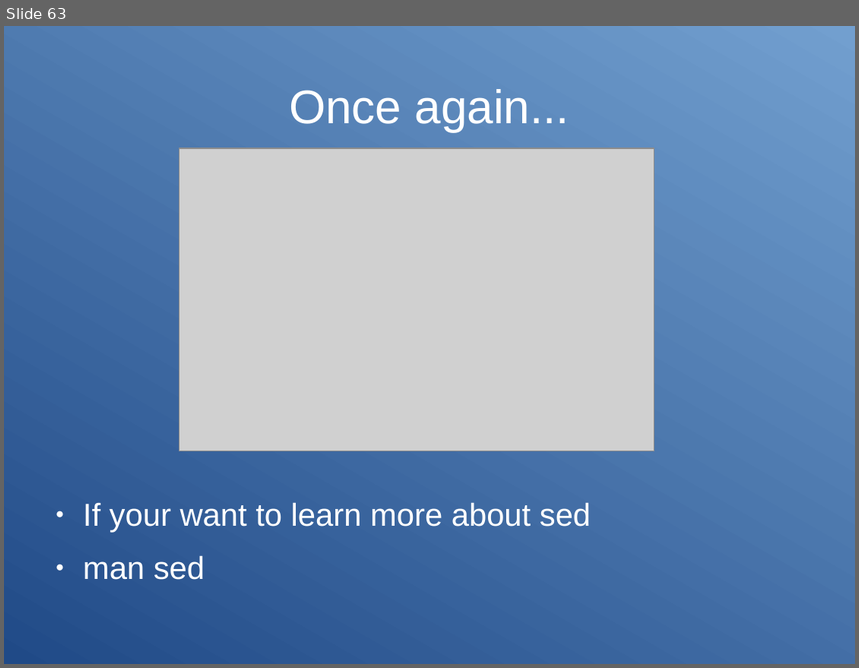
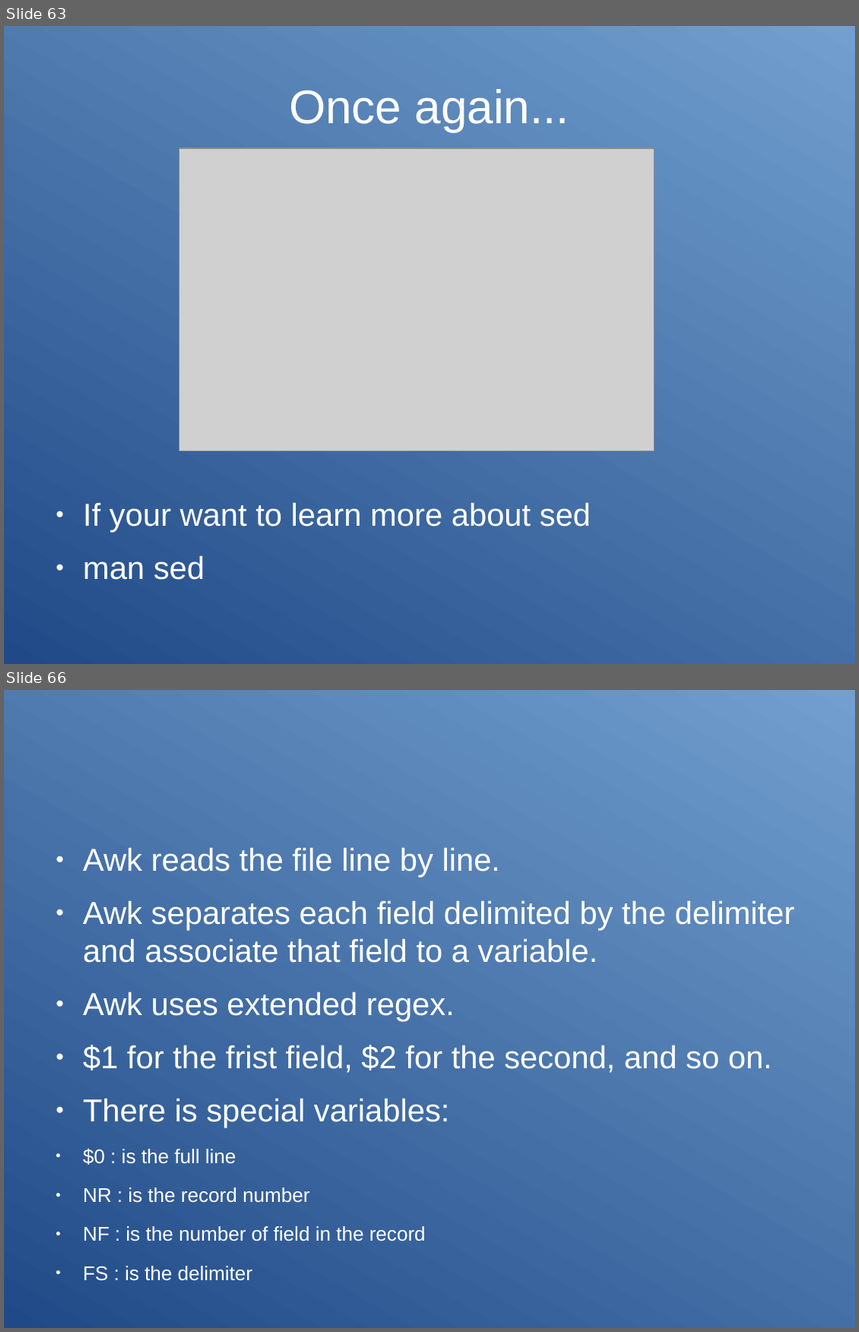
Before and after one commit to Clibre/An-introduction-to-bash, a slide deck: presentation.odp. Shown one above the other, each under a label of ours: slide 63 before the commit, slides 63 and 66 after it; the slides between them are not shown. The pictures are 859x668 and 859x1332 pixels, drawn with LibreOffice and Linux fonts; fonts in the diff are those of the drawing; grey boxes stand for pictures. Boxes give left, top, right and bottom in pixels: in the first picture for what was removed or moved away, otherwise in the second. Text is boxed around its words. In the diff, an @@ line names an element or a change of style, - is before the commit and + after.

```diff
--- a/presentation.odp
+++ b/presentation.odp
@@ slide 66 added at (x1=4, y1=690, x2=855, y2=1328), background gradient #204A87 to #729FCF @@
@@ text added at (x1=83, y1=847, x2=795, y2=1281), 29.6 pt, text #FFFFFF @@
+● Awk reads the file line by line.
+● Awk separates each field delimited by the delimiter and associate that field to a variable.
+● Awk uses extended regex.
+● $1 for the frist field, $2 for the second, and so on.
+● There is special variables:
+● $0 : is the full line
+● NR : is the record number
+● NF : is the number of field in the record
+● FS : is the delimiter
```
Also in this commit, not shown: 3 other slides added, 1 other file.
